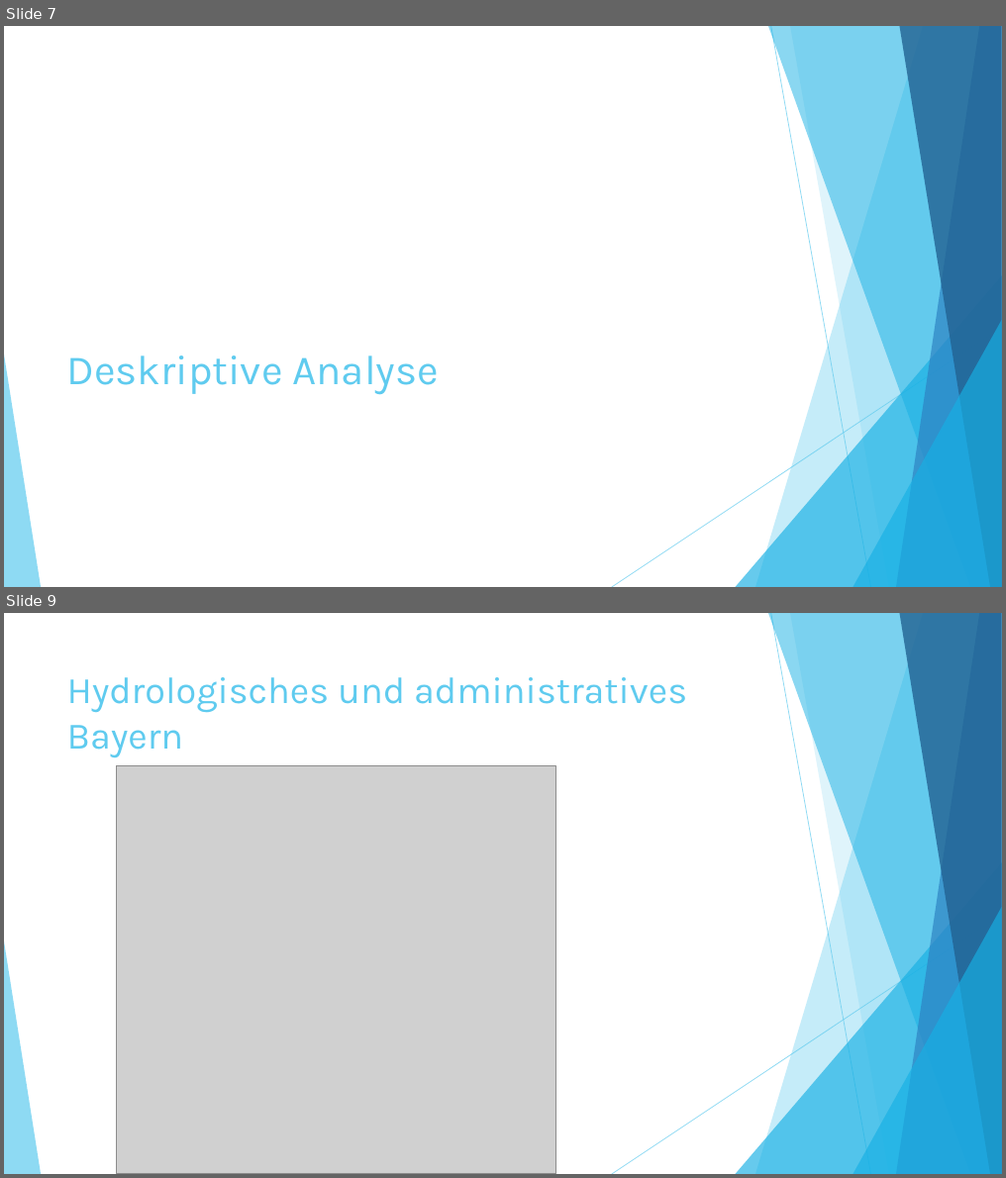
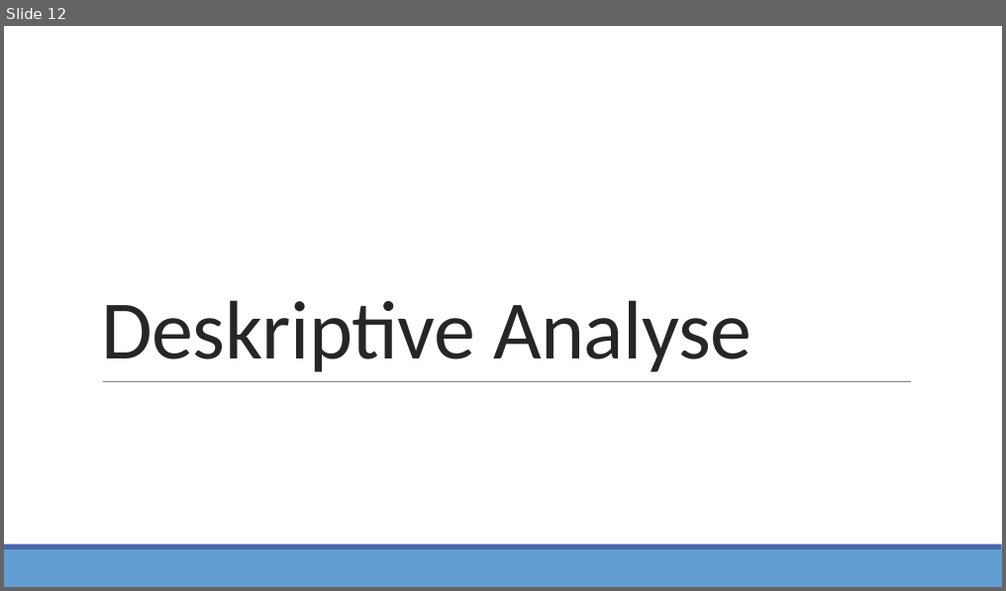
Before and after one commit to StatPrak-Droughts/Drought-Project, a slide deck: Zwischenpräsentation.pptx. Shown one above the other, each under a label of ours: slides 7 and 9 before the commit, slide 12 after it; the slides between them are not shown. The pictures are 1006x1178 and 1006x591 pixels, drawn with LibreOffice and Linux fonts; fonts in the diff are those of the drawing; grey boxes stand for pictures. Boxes give left, top, right and bottom in pixels: in the first picture for what was removed or moved away, otherwise in the second. Text is boxed around its words. In the diff, an @@ line names an element or a change of style, - is before the commit and + after.

```diff
--- a/Zwischenpräsentation.pptx
+++ b/Zwischenpräsentation.pptx
@@ slide 9 removed at [4, 613, 1002, 1174], background #FFFFFF; not listed: 10 template elements that a slide beside it also shows @@
@@ title removed at [67, 677, 687, 758] @@
-Hydrologisches und administratives
-Bayern
@@ picture removed at [116, 766, 556, 1174] @@
@@ what was slide 7 is now slide 12 @@
@@ slide 12 changed as well @@
@@ title "Deskriptive Analyse": place and size @@
-title "Deskriptive Analyse" at [67, 356, 439, 395]
+title "Deskriptive Analyse" at [101, 300, 751, 372]
@@ title "Deskriptive Analyse" at [101, 300, 751, 372]: size 40 to 80 pt, font Karla to Calibri, text colour #5FCBEF to #262626, letter spacing 0 to -0.5 pt; line spacing 1 to 0.85 @@
@@ group removed at [4, 26, 1002, 587]: 5 freeform shapes, 3 triangles, 2 lines @@
@@ line added from (103, 381) to (912, 381), #808080 0.5 pt @@
@@ rectangle added at [4, 550, 1002, 587], fill #629DD1 @@
@@ rectangle added at [4, 545, 1002, 550], fill #4A66AC @@
```
Also in this commit, not shown: 11 other slides changed, 13 slides added, 6 other slides removed.
